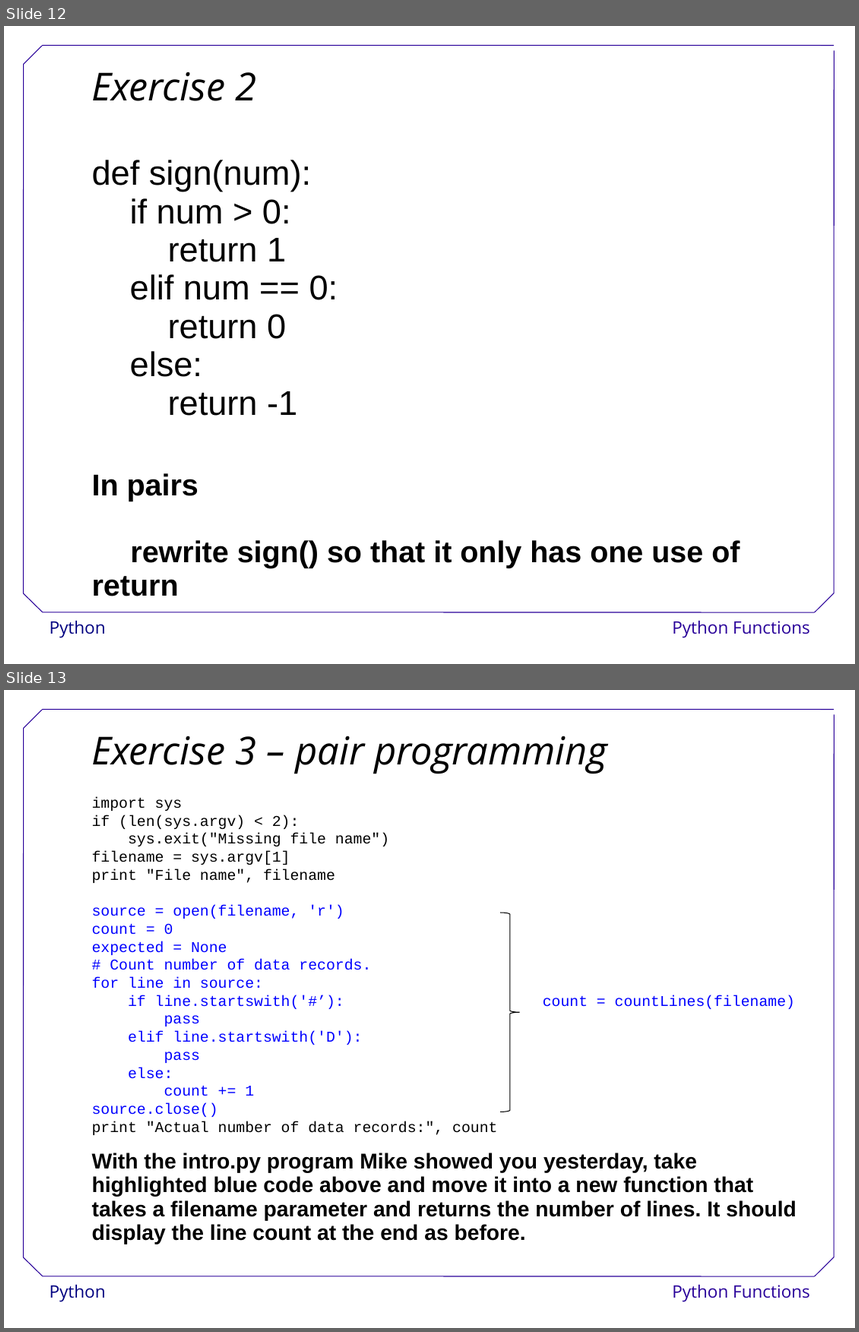
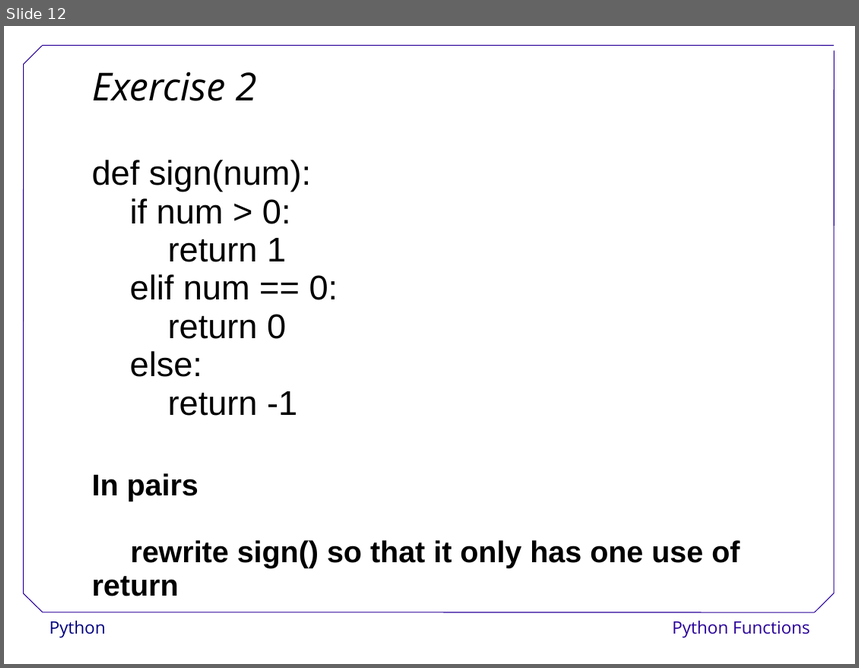
Before and after one commit to swcarpentry/DEPRECATED-boot-camps, a slide deck: PythonFunctions.ppt. Shown one above the other, each under a label of ours: slides 12 and 13 before the commit, slide 12 after it. The pictures are 859x1332 and 859x668 pixels, drawn with LibreOffice and Linux fonts; fonts in the diff are those of the drawing; background and template pictures are left out. Boxes give left, top, right and bottom in pixels: in the first picture for what was removed or moved away, otherwise in the second. Text is boxed around its words. In the diff, an @@ line names an element or a change of style, - is before the commit and + after.

```diff
--- a/PythonFunctions.ppt
+++ b/PythonFunctions.ppt
@@ slide 13 removed at box(4, 690, 855, 1328), background #FFFFFF; not listed: 9 template elements that a slide beside it also shows @@
@@ text removed at box(92, 736, 797, 1245) @@
-Exercise 3 – pair programming
-import sys
-if (len(sys.argv) < 2):
-sys.exit("Missing file name")
-filename = sys.argv[1]
-print "File name", filename
-source = open(filename, 'r')
-count = 0
-expected = None
-# Count number of data records.
-for line in source:
-if line.startswith('#’): count = countLines(filename)
-pass
-elif line.startswith('D'):
-pass
-else:
-count += 1
-source.close()
-print "Actual number of data records:", count
-With the intro.py program Mike showed you yesterday, take highlighted blue code above and move it into a new function that takes a filename parameter and returns the number of lines. It should display the line count at the end as before.
@@ freeform shape removed at box(501, 913, 520, 1112) @@
```
Also in this commit, not shown: 8 slides changed, 1 other slide removed, 6 other files.
